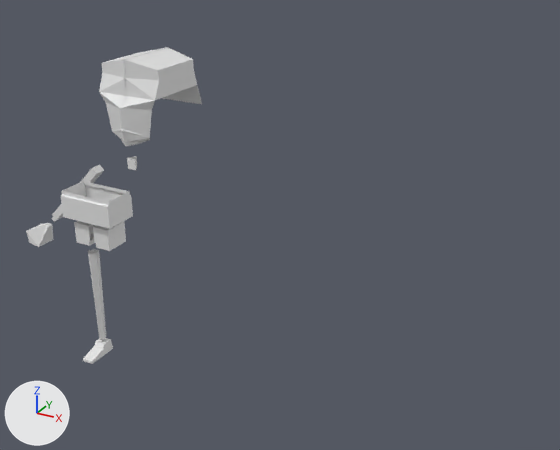
What one commit did to the Blender file TFCharacter.blend.
Before and after are seen from a 50 mm lens placed at (2.55, -4.52, 3.9), pointed at (-0.2, 0.47, 1.41). Arrows for +X, +Y and +Z are at lower left; the lights stay in place.
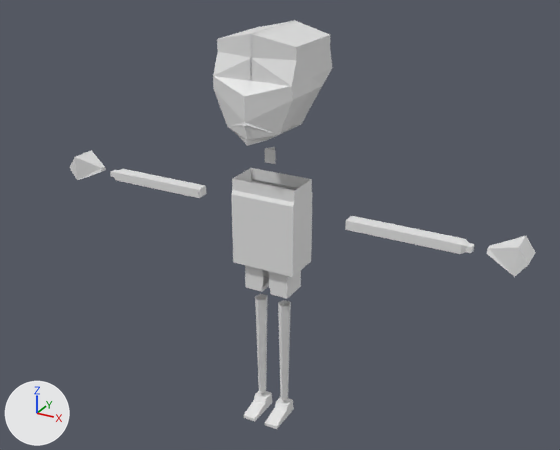
Edits to the bpy script that builds the scene:
```text
Change me_cube_001:
    where me_cube_001.from_pydata(...)  # 16 vertices, 14 faces; spans x -0.824..-0.613, y -0.211..0.075, z 0.0..0.109
    used by ob_cube; location = (-1.416, 0.0, 0.0); scale = (0.5, 1.0, 1.0)
    me_cube_001 part 1: the whole mesh is moved by (0.522, 0.0, 0.0)
Change me_cylinder_001:
    where me_cylinder_001.from_pydata(...)  # 15 vertices, 10 faces; spans x -0.047..0.047, y -0.044..0.05, z 0.139..1.005
    used by ob_cylinder; location = (-1.775, 0.0, 0.0)
    me_cylinder_001 part 2: the whole mesh is moved by (-0.101, 0.0, 0.0)
Change me_cube_004:
    where me_cube_004.from_pydata(...)  # 28 vertices, 26 faces; spans x -1.0..1.0, y -1.0..1.0, z -1.0..1.0
    used by ob_cube_003; location = (-2.335, 0.446, 1.271); rotation_euler = (0.0, -0.785, 0.0), in degrees (0, -45, 0); scale = (0.433, 0.05, 0.0335)
    me_cube_004 part 3: the whole mesh is moved by (-2.39, 0.0, -0.89)
Change me_cube_005:
    where me_cube_005.from_pydata(...)  # 10 vertices, 9 faces; spans x -1.0..1.0, y -1.0..1.0, z -1.72..1.0
    used by ob_cube_004; location = (-2.799, 0.446, 0.815); rotation_euler = (0.0, 0.785, 0.0), in degrees (0, 45, 0); scale = (0.1, 0.1, 0.1)
    me_cube_005 part 4: the whole mesh is moved by (0.26, 0.0, -16.64)
Change me_plane:
    used by ob_plane; location = (-1.595, 0.446, 2.063); rotation_euler = (1.571, 0.0, 0.0), in degrees (90, 0, 0); scale = (0.2, 0.2, 1.0)
    remove me_plane.from_pydata(...)  # 30 vertices, 21 faces; spans x -0.03..1.5, y -1.0..2.71, z -0.61..0.17
    add me_plane.from_pydata(...)  # 36 vertices, 29 faces; spans x -0.03..1.5, y -0.88..2.71, z -0.55..0.17
    me_plane part 5
    3 vertices are removed from x 0.0..1.5, y -1.0..0.28, z -0.61..-0.04
    3 faces are deleted
    3 vertices move from x 0.0..1.47, y 0.28..1.21, z -0.61..0.04 to x -0.03..1.5, y 0.76..1.21, z -0.54..0.04
    9 vertices are added at x -0.01..1.5, y -0.84..0.76, z -0.5..-0.16
    11 new faces join them
Change ob_cube:
    ob_cube.location: (-1.416, 0.0, 0.0) -> (0.0, 0.0, 0.0)
    add _m = ob_cube.modifiers.new('Mirror', 'MIRROR')
Change ob_cylinder:
    ob_cylinder.location: (-1.775, 0.0, 0.0) -> (0.0, 0.0, 0.0)
Change ob_cube_001:
    ob_cube_001.location: (-1.675, 0.0, 1.108) -> (0.0, 0.0, 1.108)
Change ob_cube_002:
    ob_cube_002.location: (-1.672, 0.0, 1.383) -> (0.0, 0.0, 1.416)
    ob_cube_002.scale: (0.25, 0.148, 0.125) -> (0.25, 0.148, 0.357)
Change ob_cube_003:
    ob_cube_003.rotation_euler: (0.0, -0.785, 0.0) -> (0.0, 0.0, 0.0)  # degrees (0, -45, 0) -> degrees (0, 0, 0)
    ob_cube_003.location: (-2.335, 0.446, 1.271) -> (0.0, 0.0, 1.807)
    add _m = ob_cube_003.modifiers.new('Mirror', 'MIRROR')
Change ob_cube_004:
    ob_cube_004.location: (-2.799, 0.446, 0.815) -> (0.0, 0.0, 1.82)
    ob_cube_004.rotation_euler: (0.0, 0.785, 0.0) -> (0.0, 1.571, 0.0)  # degrees (0, 45, 0) -> degrees (0, 90, 0)
    add _m = ob_cube_004.modifiers.new('Mirror', 'MIRROR')
    add _m.use_axis = (False, False, True)
Change ob_cylinder_001:
    ob_cylinder_001.location: (-1.624, 0.446, 1.699) -> (0.0, 0.0, 2.163)
Change ob_plane:
    ob_plane.location: (-1.595, 0.446, 2.063) -> (0.0, -0.213, 2.503)
```

Boxes (x1, y1, x2, y2) around the edits, measured in the pictures (560 x 450 px):
'Plane', reshaped, moved (15% wider, 27% taller): before (99, 47, 202, 146); after (213, 20, 332, 146)
'Cube.002', moved, rescaled (14% wider, 124% taller): before (61, 181, 133, 229); after (231, 168, 313, 277)
'Cube.003', moved, modifiers changed, turned: before (51, 165, 104, 222); after (110, 169, 474, 254)
'Cylinder', moved: before (88, 249, 106, 340); after (255, 294, 291, 400)
'Cube.004', moved, turned, modifiers changed: before (26, 223, 54, 247); after (69, 150, 536, 277)
'Cube.001', moved: before (74, 221, 126, 251); after (245, 265, 301, 298)
'Cube', moved, modifiers changed: before (83, 338, 113, 364); after (244, 391, 294, 429)
'Cylinder.001', moved: before (127, 156, 137, 170); after (265, 147, 276, 164)
part 5 of me_plane, built on: before (99, 69, 202, 146); after (213, 47, 332, 135)
